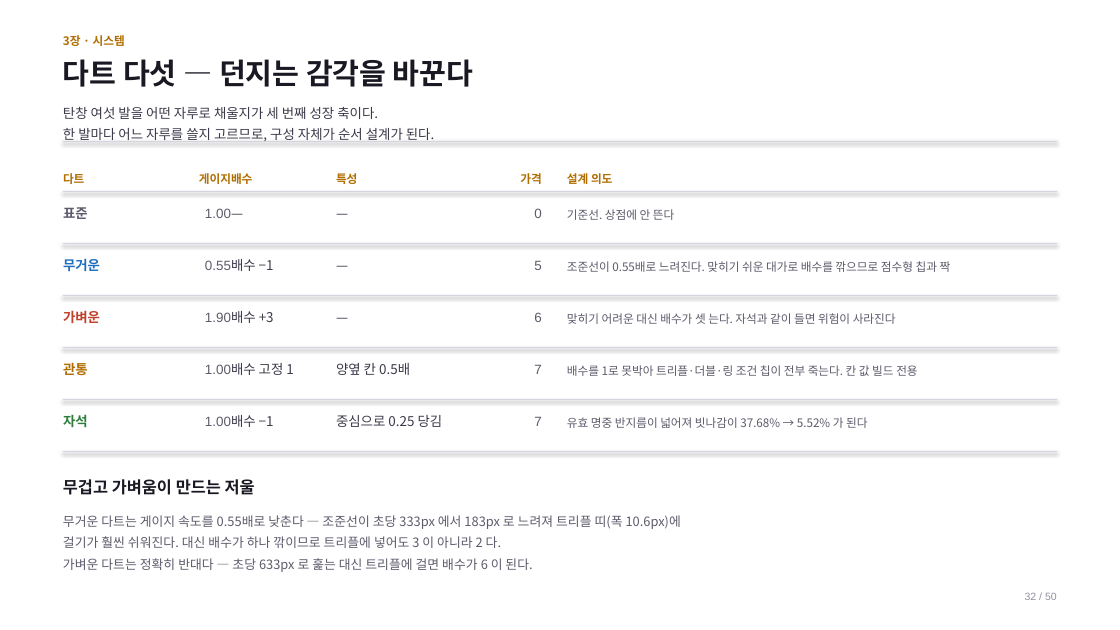
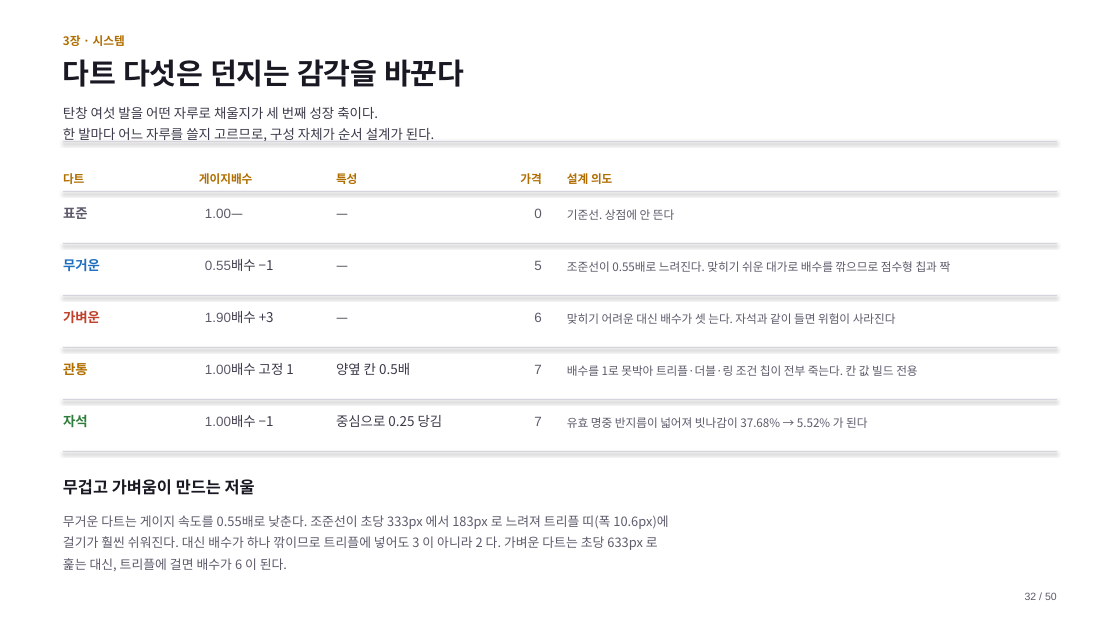
Before and after one commit to GGbong69/test-03, a slide deck: slide 32 of docs/기획서.pptx. Drawn at 1120x630 pixels with LibreOffice and Linux fonts; fonts in the diff are those of the drawing. Boxes give left, top, right and bottom in pixels: in the first picture for what was removed or moved away, otherwise in the second. Text is boxed around its words. In the diff, an @@ line names an element or a change of style, - is before the commit and + after.

```diff
--- a/docs/기획서.pptx
+++ b/docs/기획서.pptx
@@ text at [63,59,464,87]: text changed @@
-다트 다섯 — 던지는 감각을 바꾼다
+다트 다섯은 던지는 감각을 바꾼다
@@ text at [63,515,668,571]: text changed @@
-무거운 다트는 게이지 속도를 0.55배로 낮춘다 — 조준선이 초당 333px 에서 183px 로 느려져 트리플 띠(폭 10.6px)에
-걸기가 훨씬 쉬워진다. 대신 배수가 하나 깎이므로 트리플에 넣어도 3 이 아니라 2 다.
-가벼운 다트는 정확히 반대다 — 초당 633px 로 훑는 대신 트리플에 걸면 배수가 6 이 된다.
+무거운 다트는 게이지 속도를 0.55배로 낮춘다. 조준선이 초당 333px 에서 183px 로 느려져 트리플 띠(폭 10.6px)에
+걸기가 훨씬 쉬워진다. 대신 배수가 하나 깎이므로 트리플에 넣어도 3 이 아니라 2 다. 가벼운 다트는 초당 633px 로
+훑는 대신, 트리플에 걸면 배수가 6 이 된다.
@@ text "32 / 50" at [1025,592,1057,600]: text colour #9490A1 to #5E5A6B @@
```
Also in this commit, not shown: 49 other slides changed.
